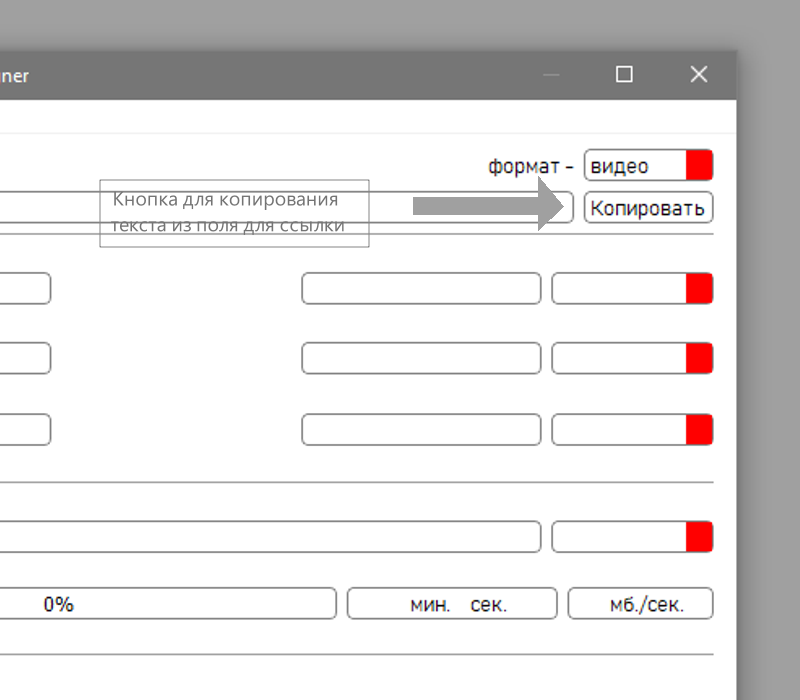
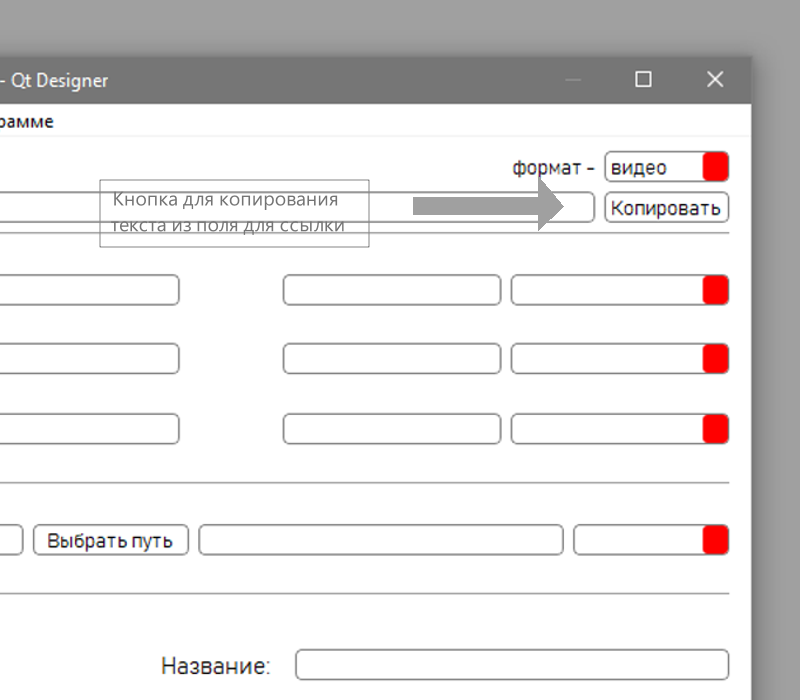
Layers edited between the first and the second 800 x 700 image:
painted on "Обычный слой 1" over [370, 135, 626, 236]
added layer "Обычный слой 1 (вставлено)" above "Фон" over [0, 33, 780, 700]
painted on "Фон" (1st of 2) over [0, 33, 780, 700]
